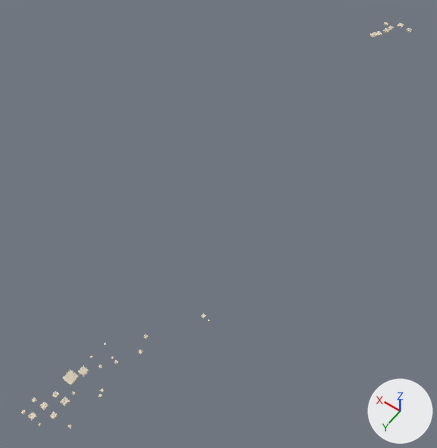
Before and after pictures for a commit that changed the glTF model cwplans/docklands/data/places/london/tiles/12-4084-3221.glb.
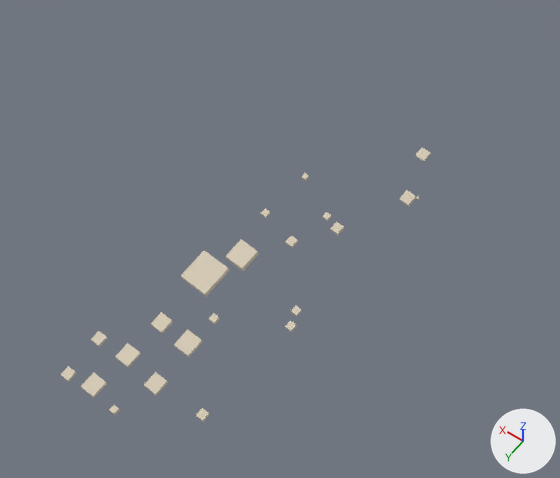
The first picture shows the older version from a 50 mm camera at (-185.0, 2833.0, 3451.0) aimed at (1481.0, 500.0, -216.0). The close-ups show the older and then the newer version on the part from 0% to 44% of the width and 63% to 100% of the height of that picture. Only the edits that show in the close-ups are written down. The axes (+X, +Y, +Z) are drawn at lower right. The lights are the same throughout.

Script lines for the objects in view, before the commit:
```python
ob_mesh_0_004 = bpy.data.objects.new('Mesh_0.004', me_mesh_0)
ob_mesh_0_004.parent = ob_node_0
ob_mesh_0_004.location = (1195.0, 1733.0, -9.001)
ob_mesh_0_004.scale = (24.8, 24.8, 8.26)
ob_mesh_0_005 = bpy.data.objects.new('Mesh_0.005', me_mesh_0)
ob_mesh_0_005.parent = ob_node_0
ob_mesh_0_005.location = (1205.0, 2091.0, -8.666)
ob_mesh_0_005.scale = (15.8, 15.8, 6.54)
ob_mesh_0_006 = bpy.data.objects.new('Mesh_0.006', me_mesh_0)
ob_mesh_0_006.parent = ob_node_0
ob_mesh_0_006.location = (1218.0, 2059.0, -8.653)
ob_mesh_0_006.scale = (15.5, 15.5, 6.41)
ob_mesh_0_007 = bpy.data.objects.new('Mesh_0.007', me_mesh_0)
ob_mesh_0_007.parent = ob_node_0
ob_mesh_0_007.location = (1223.0, 2327.0, -7.957)
ob_mesh_0_007.scale = (18.1, 18.1, 7.13)
ob_mesh_0_008 = bpy.data.objects.new('Mesh_0.008', me_mesh_0)
ob_mesh_0_008.parent = ob_node_0
ob_mesh_0_008.location = (1235.0, 1634.0, -8.701)
ob_mesh_0_008.scale = (23.5, 23.5, 6.03)
ob_mesh_0_009 = bpy.data.objects.new('Mesh_0.009', me_mesh_0)
ob_mesh_0_009.parent = ob_node_0
ob_mesh_0_009.location = (1271.0, -2361.0, -14.73)
ob_mesh_0_009.scale = (41.3, 41.3, 15.9)
ob_mesh_0_010 = bpy.data.objects.new('Mesh_0.010', me_mesh_0)
ob_mesh_0_010.parent = ob_node_0
ob_mesh_0_010.location = (1271.0, 1874.0, -8.981)
ob_mesh_0_010.scale = (20.0, 20.0, 8.67)
ob_mesh_0_011 = bpy.data.objects.new('Mesh_0.011', me_mesh_0)
ob_mesh_0_011.parent = ob_node_0
ob_mesh_0_011.location = (1307.0, 1865.0, -8.884)
ob_mesh_0_011.scale = (13.4, 13.4, 6.15)
ob_mesh_0_022 = bpy.data.objects.new('Mesh_0.022', me_mesh_0)
ob_mesh_0_022.parent = ob_node_0
ob_mesh_0_022.location = (1426.0, 2110.0, -7.428)
ob_mesh_0_022.scale = (69.5, 69.5, 13.2)
# also in view: 'Mesh_0.018' at (1391.0, 2036.0, -1.0)
```
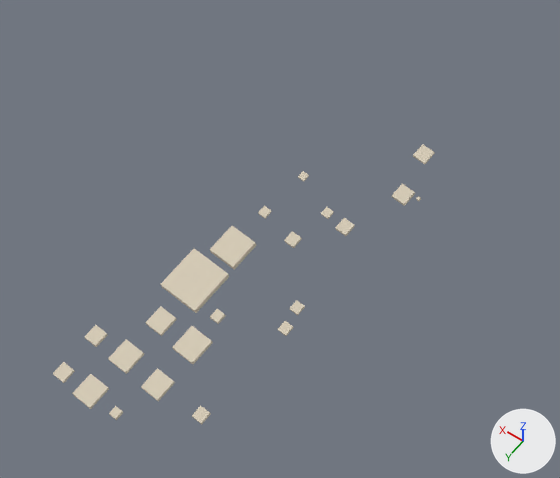
What changed in the scene script:
```text
Change ob_mesh_0_004:
    ob_mesh_0_004.location: (1195.0, 1733.0, -9.001) -> (1249.0, -2380.0, -14.99)
    ob_mesh_0_004.scale: (24.8, 24.8, 8.26) -> (58.4, 58.4, 15.9)
Change ob_mesh_0_005:
    ob_mesh_0_005.location: (1205.0, 2091.0, -8.666) -> (1234.0, 1633.0, -8.71)
    ob_mesh_0_005.scale: (15.8, 15.8, 6.54) -> (33.3, 33.3, 6.04)
Change ob_mesh_0_006:
    ob_mesh_0_006.location: (1218.0, 2059.0, -8.653) -> (1208.0, 1733.0, -9.003)
    ob_mesh_0_006.scale: (15.5, 15.5, 6.41) -> (35.1, 35.1, 8.28)
Change ob_mesh_0_007:
    ob_mesh_0_007.location: (1223.0, 2327.0, -7.957) -> (1260.0, 1862.0, -9.078)
    ob_mesh_0_007.scale: (18.1, 18.1, 7.13) -> (28.4, 28.4, 8.69)
Change ob_mesh_0_008:
    ob_mesh_0_008.location: (1235.0, 1634.0, -8.701) -> (1221.0, 2054.0, -8.679)
    ob_mesh_0_008.scale: (23.5, 23.5, 6.03) -> (21.9, 21.9, 6.44)
Change ob_mesh_0_009:
    ob_mesh_0_009.location: (1271.0, -2361.0, -14.73) -> (1211.0, 2100.0, -8.635)
    ob_mesh_0_009.scale: (41.3, 41.3, 15.9) -> (22.4, 22.4, 6.58)
Change ob_mesh_0_010:
    ob_mesh_0_010.location: (1271.0, 1874.0, -8.981) -> (1225.0, 2329.0, -7.98)
    ob_mesh_0_010.scale: (20.0, 20.0, 8.67) -> (25.7, 25.7, 7.19)
Change ob_mesh_0_011:
    ob_mesh_0_011.location: (1307.0, 1865.0, -8.884) -> (1343.0, -2394.0, -14.36)
    ob_mesh_0_011.scale: (13.4, 13.4, 6.15) -> (73.7, 73.7, 11.1)
Change ob_mesh_0_012:
    ob_mesh_0_012.location: (1329.0, 1952.0, -8.458) -> (1312.0, 1859.0, -8.918)
    ob_mesh_0_012.scale: (18.2, 18.2, 7.37) -> (19.0, 19.0, 6.17)
Change ob_mesh_0_013:
    ob_mesh_0_013.location: (1342.0, 2170.0, -7.377) -> (1330.0, 1947.0, -8.512)
    ob_mesh_0_013.scale: (15.3, 15.3, 9.2) -> (25.7, 25.7, 7.4)
Change ob_mesh_0_014:
    ob_mesh_0_014.location: (1342.0, 2336.0, -6.75) -> (1340.0, 2162.0, -7.473)
    ob_mesh_0_014.scale: (32.8, 32.8, 8.23) -> (21.6, 21.6, 9.24)
Change ob_mesh_0_015:
    ob_mesh_0_015.location: (1349.0, 2239.0, -7.176) -> (1339.0, 2236.0, -7.387)
    ob_mesh_0_015.scale: (39.9, 39.9, 8.91) -> (56.4, 56.4, 9.02)
Change ob_mesh_0_016:
    ob_mesh_0_016.location: (1371.0, -2393.0, -14.08) -> (1337.0, 2336.0, -6.911)
    ob_mesh_0_016.scale: (52.1, 52.1, 11.0) -> (46.3, 46.3, 8.33)
Change ob_mesh_0_017:
    ob_mesh_0_017.location: (1371.0, 2422.0, -5.85) -> (1363.0, 2424.0, -5.977)
    ob_mesh_0_017.scale: (13.2, 13.2, 9.02) -> (18.7, 18.7, 9.07)
Change ob_mesh_0_018:
    ob_mesh_0_018.location: (1391.0, 2036.0, -7.905) -> (1432.0, -2295.0, -13.71)
    ob_mesh_0_018.scale: (47.4, 47.4, 14.1) -> (62.5, 62.5, 9.44)
Change ob_mesh_0_019:
    ob_mesh_0_019.location: (1408.0, 1823.0, -8.74) -> (1436.0, -2203.0, -13.73)
    ob_mesh_0_019.scale: (11.7, 11.7, 5.31) -> (70.2, 70.2, 16.1)
Change ob_mesh_0_020:
    ob_mesh_0_020.location: (1419.0, 1936.0, -8.153) -> (1412.0, 1824.0, -8.737)
Change ob_mesh_0_021:
    ob_mesh_0_021.location: (1423.0, 2239.0, -6.438) -> (1421.0, 1935.0, -8.177)
    ob_mesh_0_021.scale: (30.7, 30.7, 8.63) -> (20.1, 20.1, 5.61)
Change ob_mesh_0_022:
    ob_mesh_0_022.location: (1426.0, 2110.0, -7.428) -> (1418.0, 2034.0, -7.878)
    ob_mesh_0_022.scale: (69.5, 69.5, 13.2) -> (67.0, 67.0, 14.2)
Change ob_mesh_0_023:
    ob_mesh_0_023.location: (1430.0, -2298.0, -13.66) -> (1432.0, 2133.0, -7.442)
    ob_mesh_0_023.scale: (44.2, 44.2, 9.37) -> (98.3, 98.3, 13.4)
Change ob_mesh_0_024:
    ob_mesh_0_024.location: (1430.0, 2327.0, -5.889) -> (1427.0, 2237.0, -6.512)
    ob_mesh_0_024.scale: (35.3, 35.3, 7.75) -> (43.5, 43.5, 8.73)
Change ob_mesh_0_025:
    ob_mesh_0_025.location: (1441.0, 2410.0, -5.264) -> (1431.0, 2331.0, -5.978)
    ob_mesh_0_025.scale: (35.3, 35.3, 7.83) -> (49.9, 49.9, 7.88)
Change ob_mesh_0_026:
    ob_mesh_0_026.location: (1443.0, -2228.0, -13.62) -> (1436.0, 2423.0, -5.377)
    ob_mesh_0_026.scale: (49.7, 49.7, 16.0) -> (49.9, 49.9, 8.01)
Change ob_mesh_0_028:
    ob_mesh_0_028.location: (1498.0, 2424.0, -4.335) -> (1511.0, 2336.0, -4.926)
    ob_mesh_0_028.scale: (21.1, 21.1, 6.61) -> (31.8, 31.8, 8.1)
Change ob_mesh_0_029:
    ob_mesh_0_029.location: (1502.0, 2337.0, -4.939) -> (1508.0, 2427.0, -4.274)
    ob_mesh_0_029.scale: (22.5, 22.5, 7.99) -> (29.9, 29.9, 6.7)
```

Where the change shows, as pixel boxes [x1, y1, x2, y2] in the close-ups (560 x 478 px):
'Mesh_0.023', moved, rescaled (not visible before)
    after: [160, 248, 229, 313]
'Mesh_0.022', moved, rescaled
    before: [181, 250, 229, 296]
    after: [210, 226, 256, 270]
'Mesh_0.025', moved, rescaled (37% wider, 38% taller)
    before: [81, 372, 107, 397]
    after: [108, 339, 144, 374]
'Mesh_0.015', moved, rescaled (40% wider, 34% taller)
    before: [174, 329, 203, 357]
    after: [172, 326, 213, 364]
'Mesh_0.024', moved, rescaled (22% wider, 19% taller)
    before: [115, 343, 141, 368]
    after: [145, 306, 177, 336]
'Mesh_0.026', moved, rescaled (not visible before)
    after: [72, 374, 109, 409]
'Mesh_0.016', moved, rescaled (not visible before)
    after: [141, 368, 175, 401]
'Mesh_0.018', moved, rescaled (not visible afterwards)
    before: [226, 239, 259, 271]
'Mesh_0.014', moved, rescaled (36% narrower, 36% shorter)
    before: [144, 372, 168, 396]
    after: [210, 309, 225, 324]
'Mesh_0.028', moved, rescaled (50% wider, 44% taller)
    before: [61, 366, 76, 381]
    after: [85, 325, 108, 347]
'Mesh_0.029', moved, rescaled (28% wider, 29% taller)
    before: [91, 331, 108, 347]
    after: [53, 362, 75, 383]
'Mesh_0.006', moved, rescaled (100% wider, 109% taller)
    before: [291, 306, 302, 316]
    after: [392, 184, 415, 206]
'Mesh_0.021', moved, rescaled (35% narrower, 39% shorter)
    before: [151, 312, 173, 334]
    after: [258, 206, 272, 219]
'Mesh_0.005', moved, rescaled (92% wider, 75% taller)
    before: [285, 321, 296, 332]
    after: [413, 144, 435, 164]
'Mesh_0.007', moved, rescaled (40% wider, 36% taller)
    before: [196, 408, 210, 421]
    after: [335, 218, 355, 236]
'Mesh_0.010', moved, rescaled (33% wider, 36% taller)
    before: [330, 222, 344, 235]
    after: [192, 406, 211, 424]
'Mesh_0.008', moved, rescaled
    before: [415, 147, 431, 162]
    after: [289, 300, 305, 315]
'Mesh_0.013', moved, rescaled (58% wider, 50% taller)
    before: [209, 313, 220, 324]
    after: [284, 231, 302, 248]
'Mesh_0.012', moved, rescaled (8% wider)
    before: [286, 236, 298, 248]
    after: [321, 207, 334, 219]
'Mesh_0.004', moved, rescaled (not visible afterwards)
    before: [399, 190, 416, 206]
'Mesh_0.009', moved, rescaled (not visible before)
    after: [278, 321, 293, 336]
'Mesh_0.017', moved, rescaled
    before: [109, 405, 120, 415]
    after: [109, 406, 123, 420]
'Mesh_0.020', moved
    before: [261, 208, 270, 218]
    after: [298, 171, 309, 181]
'Mesh_0.011', moved, rescaled (not visible afterwards)
    before: [322, 212, 332, 221]
'Mesh_0.019', moved, rescaled (not visible afterwards)
    before: [302, 173, 309, 181]
